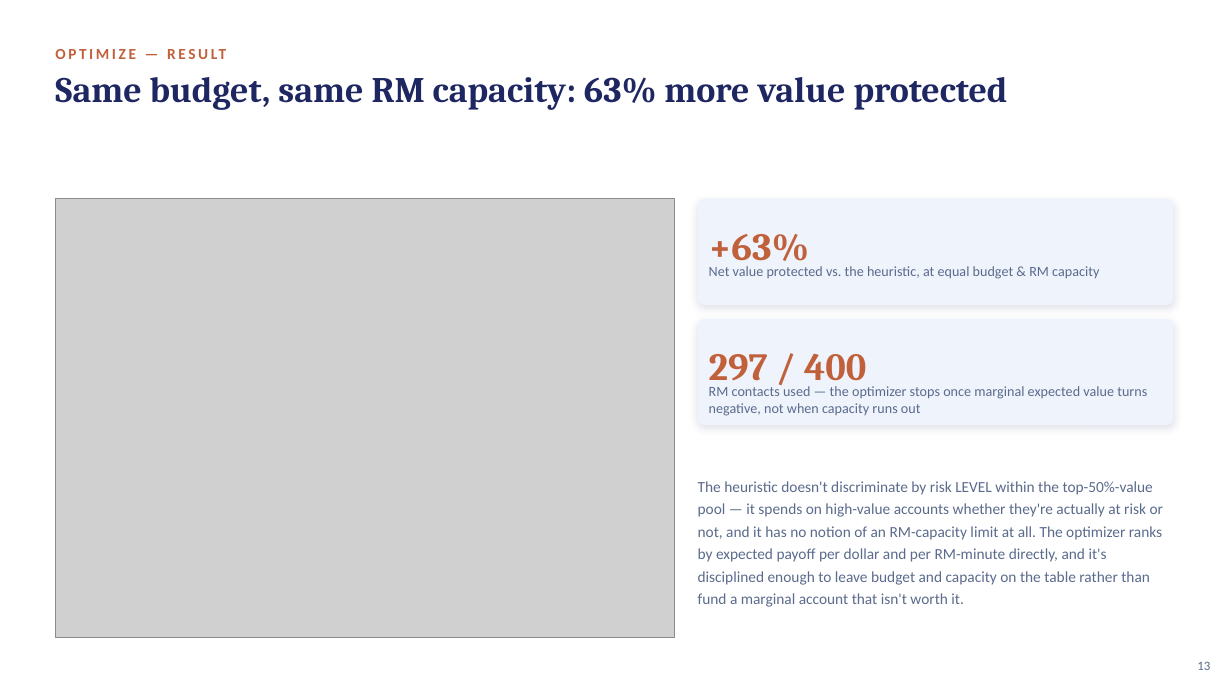
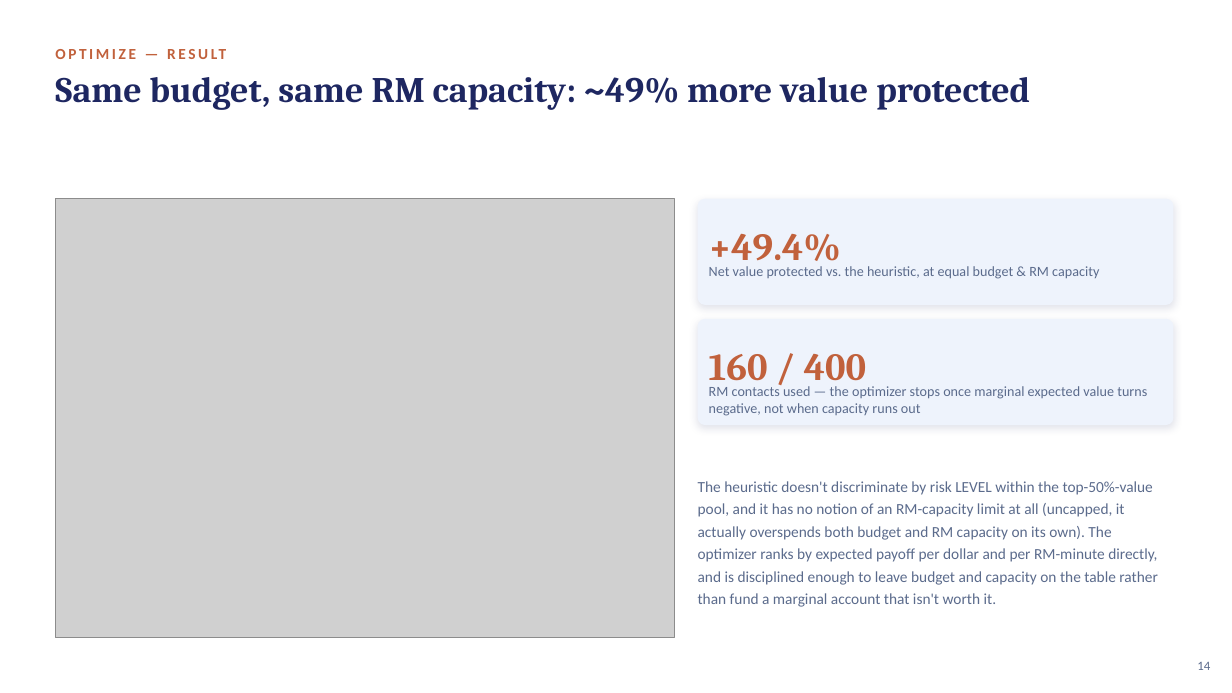
Before and after one commit to crystal1361/DDA-Retention, a slide deck: slide 14 of deck/vanguard_dda_deck.pptx (slide 13 before the commit). Drawn at 1232x693 pixels with LibreOffice and Linux fonts; fonts in the diff are those of the drawing; grey boxes stand for pictures. Boxes give left, top, right and bottom in pixels: in the first picture for what was removed or moved away, otherwise in the second. Text is boxed around its words. In the diff, an @@ line names an element or a change of style, - is before the commit and + after.

```diff
--- a/deck/vanguard_dda_deck.pptx
+++ b/deck/vanguard_dda_deck.pptx
@@ text at <box>55,77,1030,110</box>: text changed @@
-Same budget, same RM capacity: 63% more value protected
+Same budget, same RM capacity: ~49% more value protected
@@ text at <box>709,234,841,269</box>: text changed @@
-+63%
++49.4%
@@ text at <box>709,354,866,389</box>: text changed @@
-297 / 400
+160 / 400
@@ text at <box>698,481,1157,607</box>: text changed @@
-The heuristic doesn't discriminate by risk LEVEL within the top-50%-value pool — it spends on high-value accounts whether they're actually at risk or not, and it has no notion of an RM-capacity limit at all. The optimizer ranks by expected payoff per dollar and per RM-minute directly, and it's disciplined enough to leave budget and capacity on the table rather than fund a marginal account that isn't worth it.
+The heuristic doesn't discriminate by risk LEVEL within the top-50%-value pool, and it has no notion of an RM-capacity limit at all (uncapped, it actually overspends both budget and RM capacity on its own). The optimizer ranks by expected payoff per dollar and per RM-minute directly, and is disciplined enough to leave budget and capacity on the table rather than fund a marginal account that isn't worth it.
@@ text at <box>1197,662,1210,670</box>: text changed @@
-13
+14
```
Also in this commit, not shown: 10 other slides changed, 8 slides added, 6 slides removed, 4 other files.
